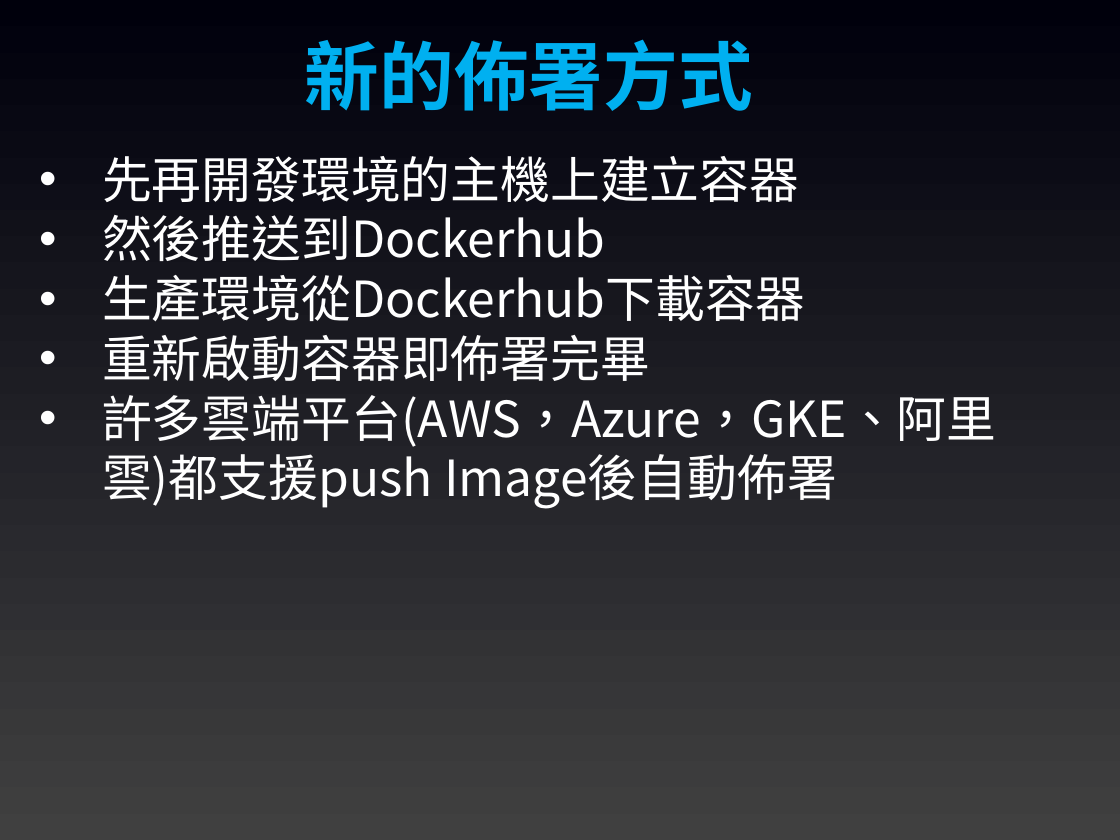
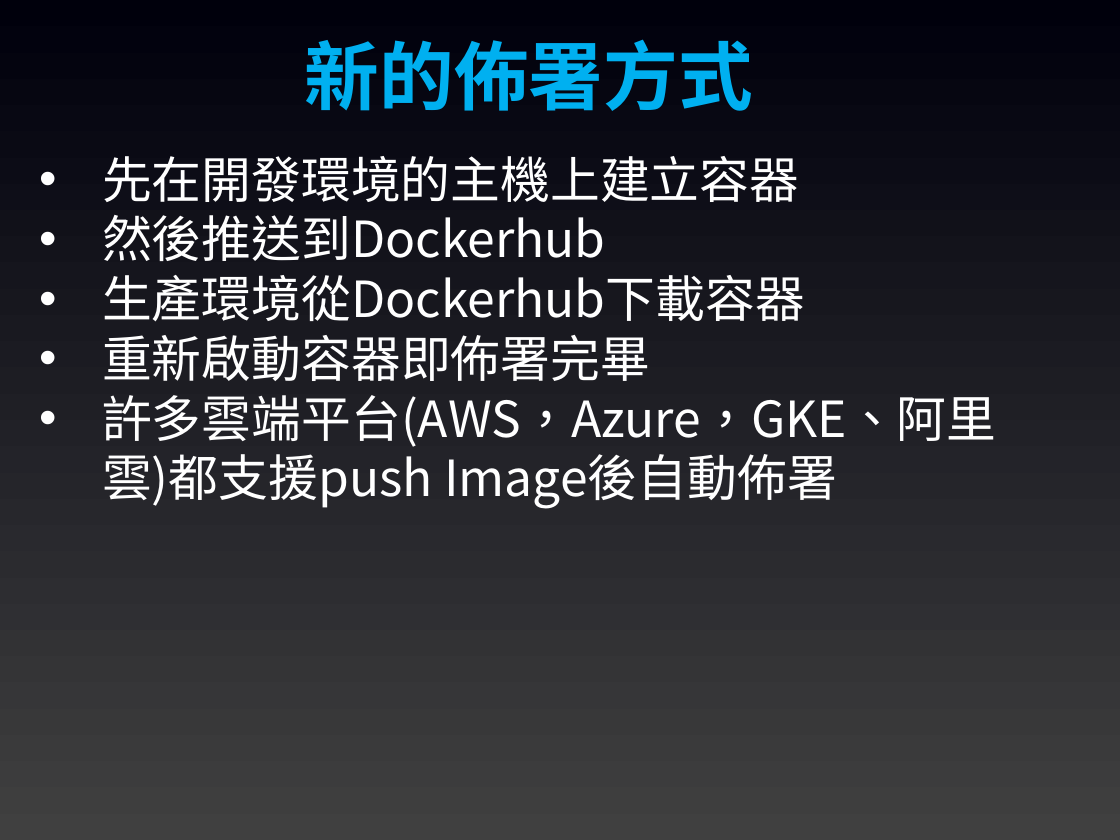
Before and after one commit to shao1002/sculinebot2025, a slide deck: slide 21 of Slides/03. 主流系統佈署方式(Docker).pptx. Drawn at 1120x840 pixels with LibreOffice and Linux fonts; fonts in the diff are those of the drawing. Boxes give left, top, right and bottom in pixels: in the first picture for what was removed or moved away, otherwise in the second. Text is boxed around its words. In the diff, an @@ line names an element or a change of style, - is before the commit and + after.

```diff
--- a/Slides/03. 主流系統佈署方式(Docker).pptx
+++ b/Slides/03. 主流系統佈署方式(Docker).pptx
@@ text at (102,156,799,202): text changed @@
-• 先再開發環境的主機上建立容器
+• 先在開發環境的主機上建立容器
```
Also in this commit, not shown: 8 other slides changed.
